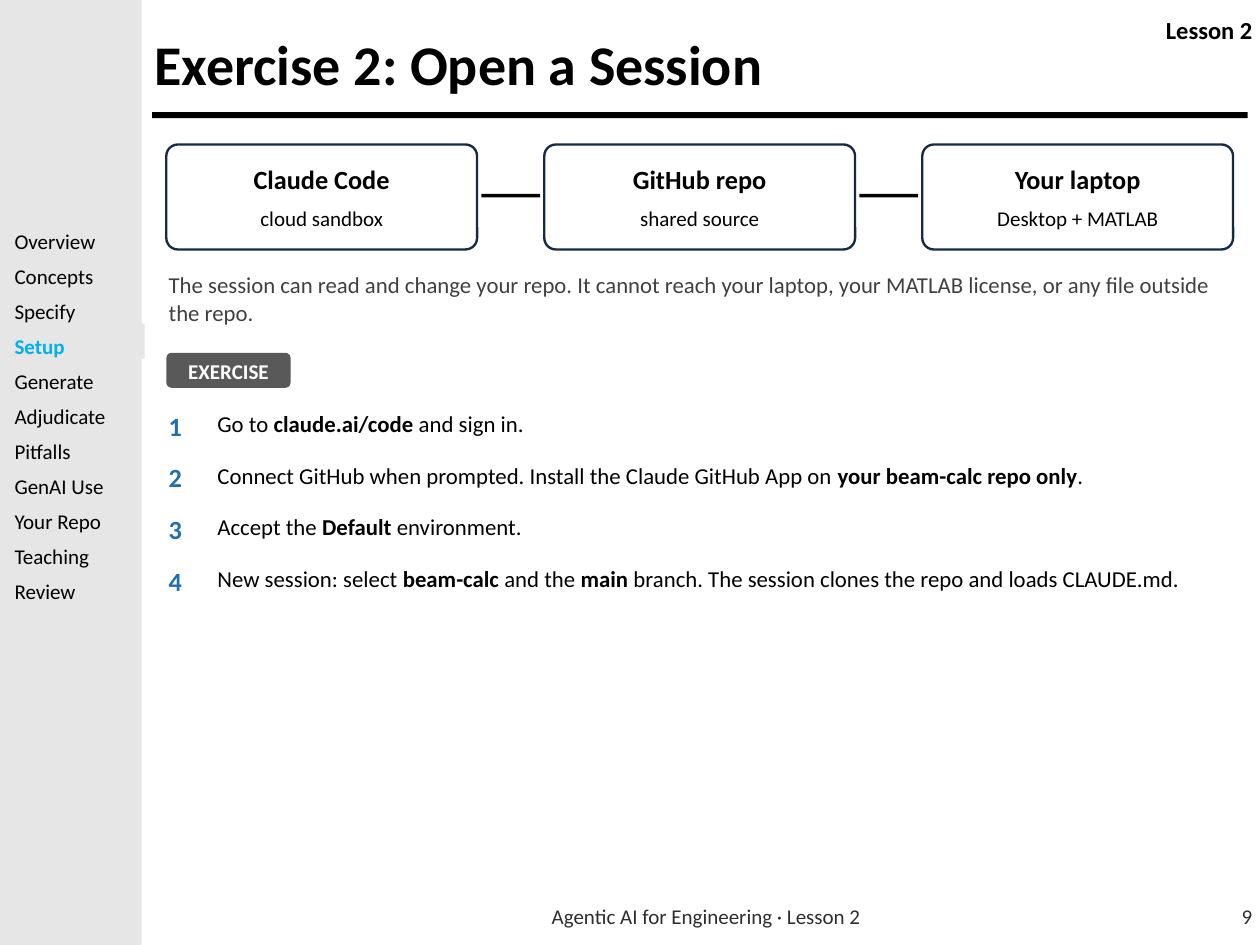
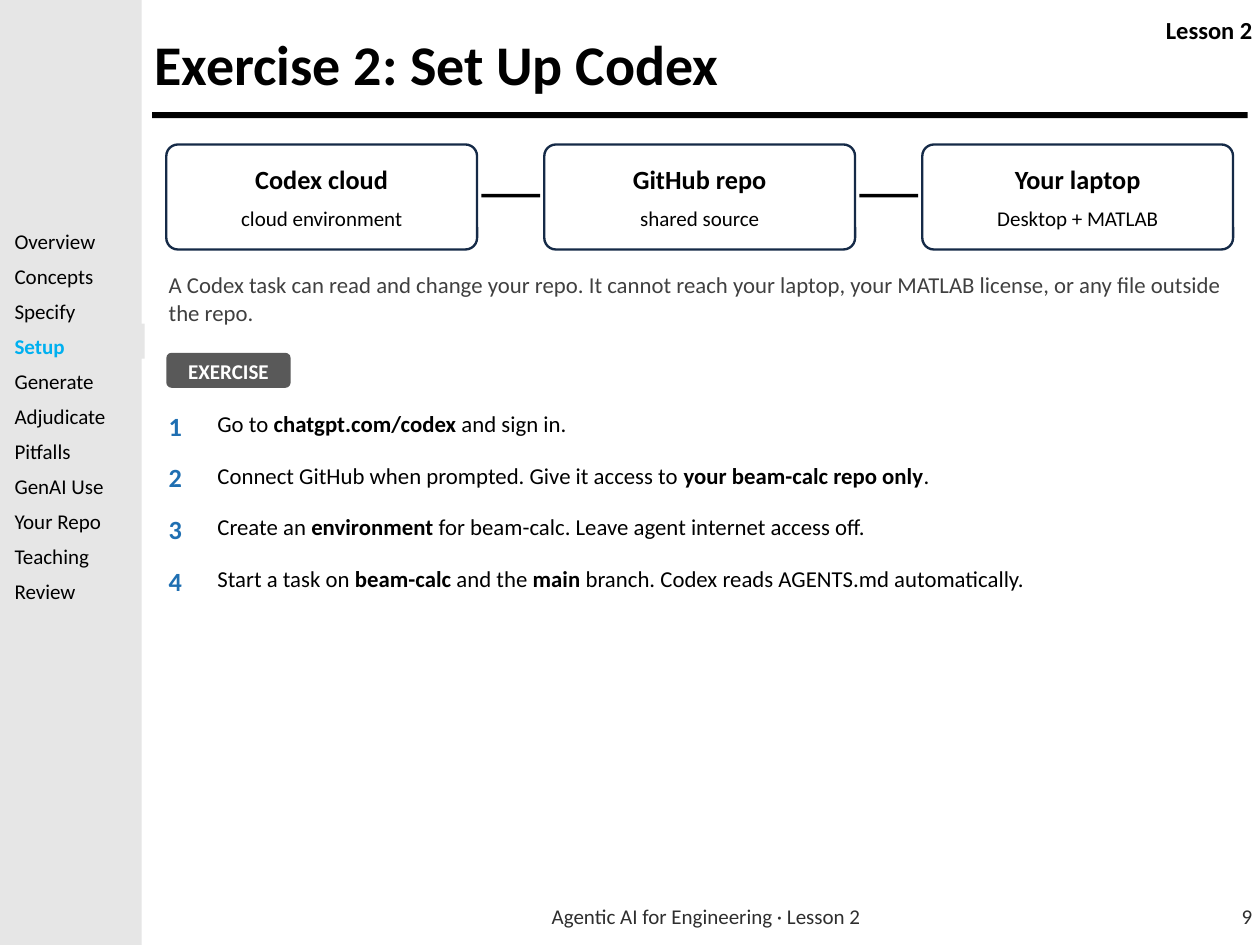
Before and after one commit to usafa-dfas/Agentic-AI-for-Engineering, a slide deck: slide 9 of Lesson Material/LSN 2 - Introduction to Agentic AI for Coding/Agentic_AI_for_Engineering_Lesson_2.pptx. Drawn at 1260x945 pixels with LibreOffice and Linux fonts; fonts in the diff are those of the drawing; background and template pictures are left out. Boxes give left, top, right and bottom in pixels: in the first picture for what was removed or moved away, otherwise in the second. Text is boxed around its words. In the diff, an @@ line names an element or a change of style, - is before the commit and + after.

```diff
--- a/Lesson Material/LSN 2 - Introduction to Agentic AI for Coding/Agentic_AI_for_Engineering_Lesson_2.pptx
+++ b/Lesson Material/LSN 2 - Introduction to Agentic AI for Coding/Agentic_AI_for_Engineering_Lesson_2.pptx
@@ title at bbox=[155, 45, 719, 94]: text changed @@
-Exercise 2: Open a Session
+Exercise 2: Set Up Codex
@@ text at bbox=[255, 170, 388, 190]: text changed @@
-Claude Code
+Codex cloud
@@ text at bbox=[241, 211, 403, 226]: text changed @@
-cloud sandbox
+cloud environment
@@ text at bbox=[169, 277, 1220, 325]: text changed @@
-The session can read and change your repo. It cannot reach your laptop, your MATLAB license, or any file outside the repo.
+A Codex task can read and change your repo. It cannot reach your laptop, your MATLAB license, or any file outside the repo.
@@ text at bbox=[217, 416, 566, 436]: text changed; bold on @@
-Go to claude.ai/code and sign in.
+Go to chatgpt.com/codex and sign in.
@@ text at bbox=[217, 468, 929, 488]: text changed @@
-Connect GitHub when prompted. Install the Claude GitHub App on your beam-calc repo only.
+Connect GitHub when prompted. Give it access to your beam-calc repo only.
@@ text at bbox=[217, 519, 865, 539]: text changed @@
-Accept the Default environment.
+Create an environment for beam-calc. Leave agent internet access off.
@@ text at bbox=[217, 571, 1023, 591]: text changed @@
-New session: select beam-calc and the main branch. The session clones the repo and loads CLAUDE.md.
+Start a task on beam-calc and the main branch. Codex reads AGENTS.md automatically.
```
Also in this commit, not shown: 18 other slides changed, 5 other files.
